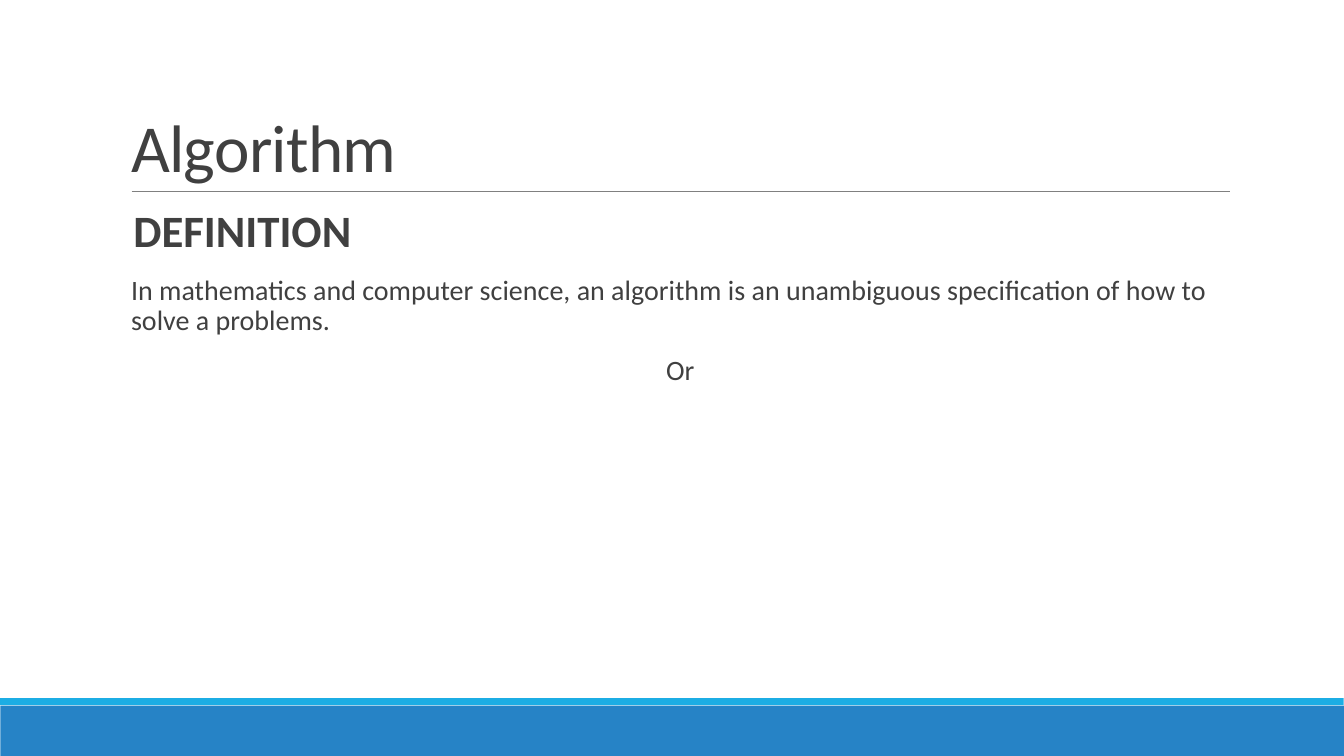
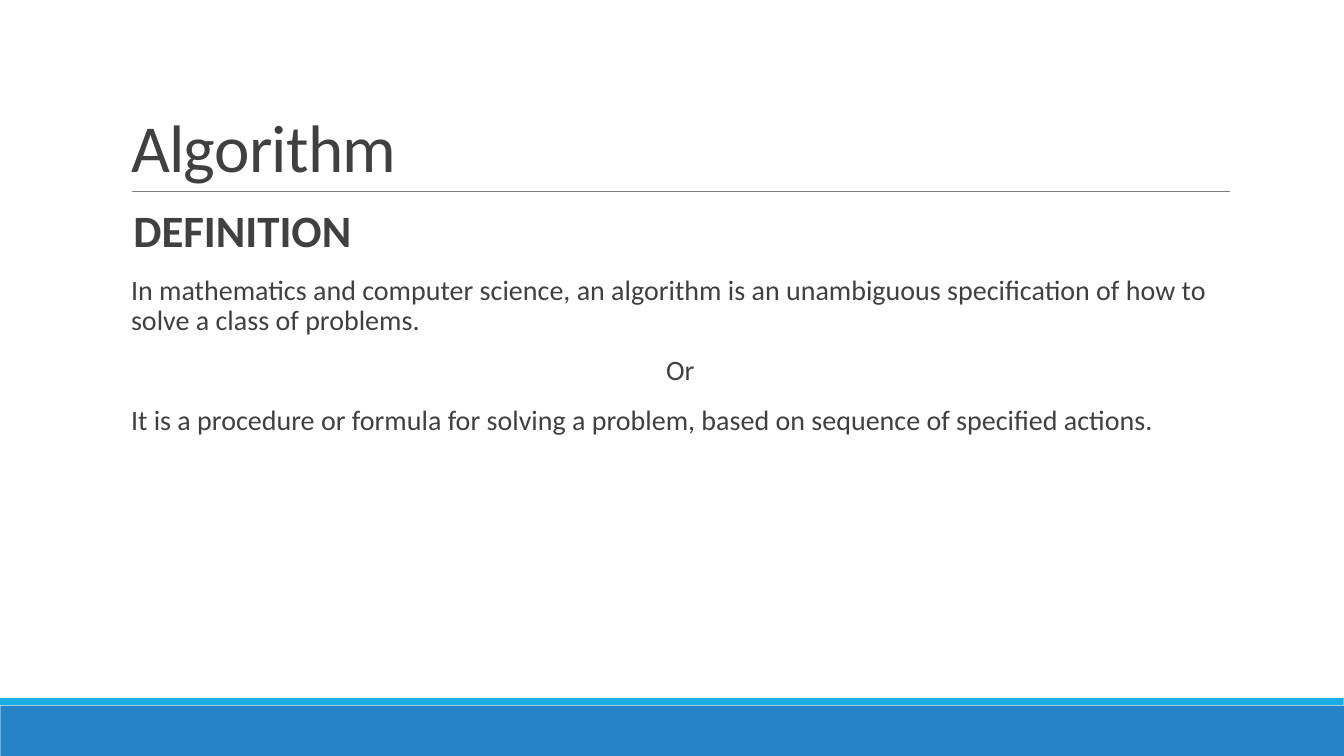
Before and after one commit to DistributedSystems-Fall2018-NEDUET/project-dist_sys, a slide deck: slide 19 of Project Interim Submission/Generic DS Framework.pptx. Drawn at 1344x756 pixels with LibreOffice and Linux fonts; fonts in the diff are those of the drawing. Boxes give left, top, right and bottom in pixels: in the first picture for what was removed or moved away, otherwise in the second. Text is boxed around its words. In the diff, an @@ line names an element or a change of style, - is before the commit and + after.

Commit message:
added new slide
Algorithm: What is DOES and USED for

```diff
--- a/Project Interim Submission/Generic DS Framework.pptx
+++ b/Project Interim Submission/Generic DS Framework.pptx
@@ text at <box>131,280,1206,335</box>: text changed @@
-  In mathematics and computer science, an algorithm is an unambiguous specification of how to solve a problems.
+  In mathematics and computer science, an algorithm is an unambiguous specification of how to solve a class of problems.
@@ text at <box>131,410,1152,435</box>: paragraph added @@
+  It is a procedure or formula for solving a problem, based on sequence of specified actions.
```
Also in this commit, not shown: 1 slide added.
